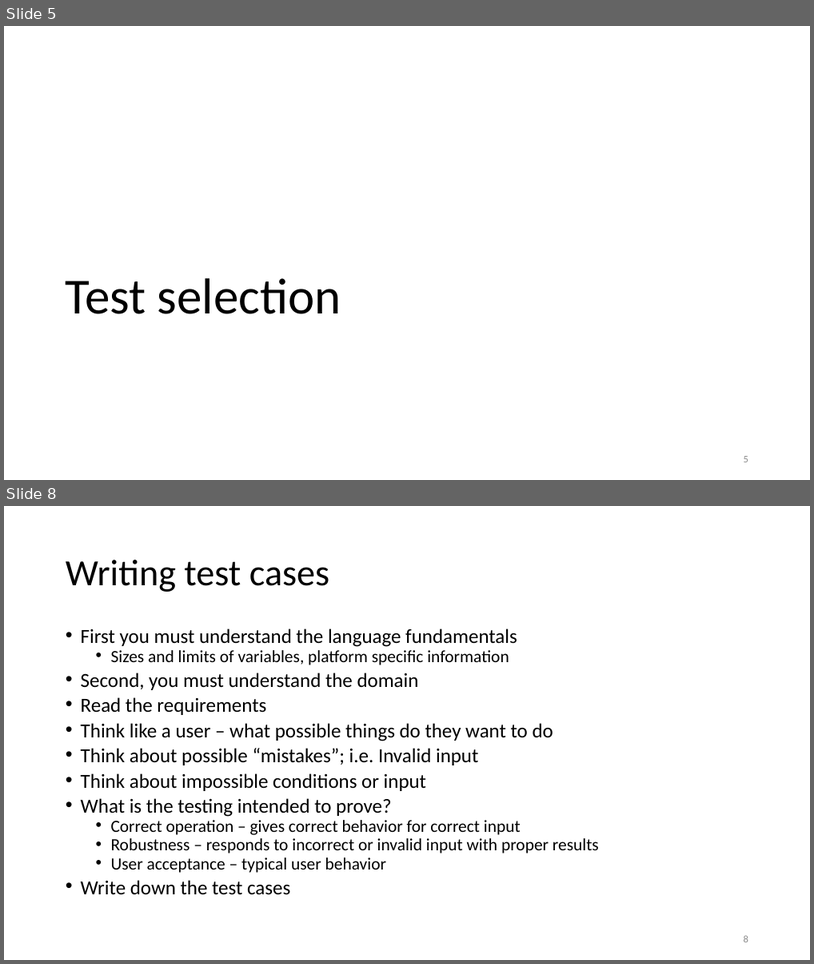
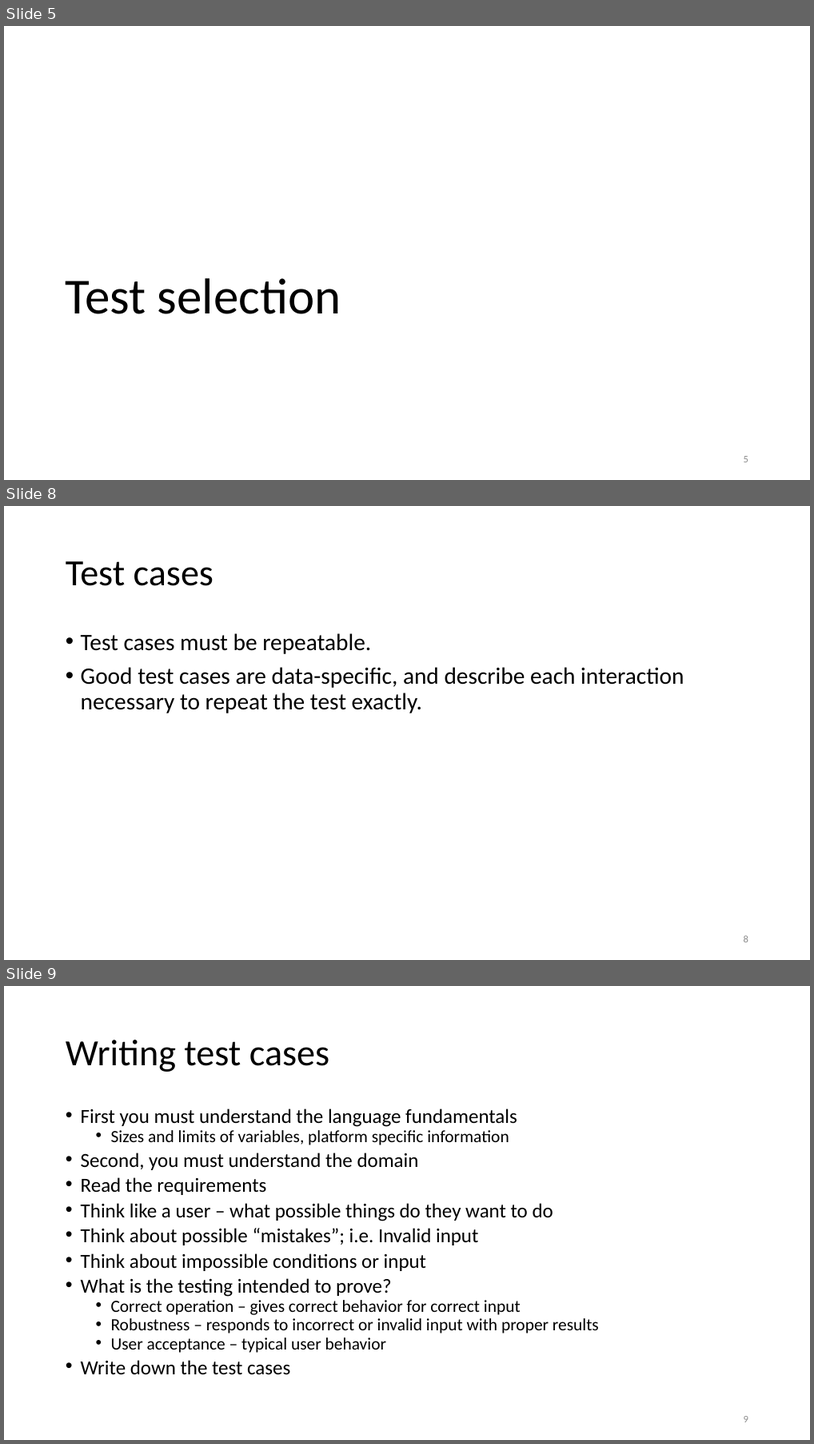
Before and after one commit to malenezi/malenezi, a slide deck: SE401/Lectures/4-Software Testing Plans and Test cases/Test Cases.pptx. Shown one above the other, each under a label of ours: slides 5 and 8 before the commit, slides 5, 8 and 9 after it; the slides between them are not shown. The pictures are 814x964 and 814x1444 pixels, drawn with LibreOffice and Linux fonts; fonts in the diff are those of the drawing. Boxes give left, top, right and bottom in pixels: in the first picture for what was removed or moved away, otherwise in the second. Text is boxed around its words. In the diff, an @@ line names an element or a change of style, - is before the commit and + after.

```diff
--- a/SE401/Lectures/4-Software Testing Plans and Test cases/Test Cases.pptx
+++ b/SE401/Lectures/4-Software Testing Plans and Test cases/Test Cases.pptx
@@ slide 8 added at <box>4,506,810,960</box>, background #FFFFFF @@
@@ title added at <box>66,561,214,586</box>, 44 pt, text #000000 @@
+Test cases
@@ text added at <box>81,633,684,713</box>, 28 pt, text #000000 @@
+• Test cases must be repeatable.
+• Good test cases are data-specific, and describe each interaction necessary to repeat the test exactly.
@@ page number added at <box>744,935,749,942</box>, 12 pt, text #8C8C8C @@
+8
@@ what was slide 8 is now slide 9 @@
```
Also in this commit, not shown: 7 slides changed, 1 other file.
